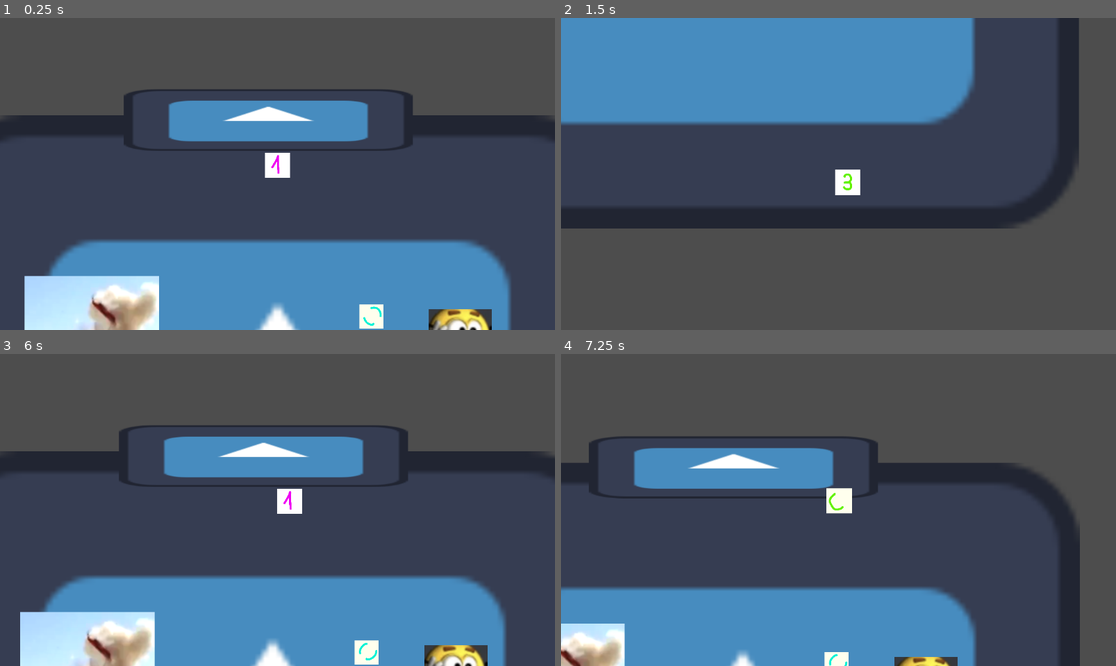
Above: before the commit, frames 1-4 (two rows, left to right).
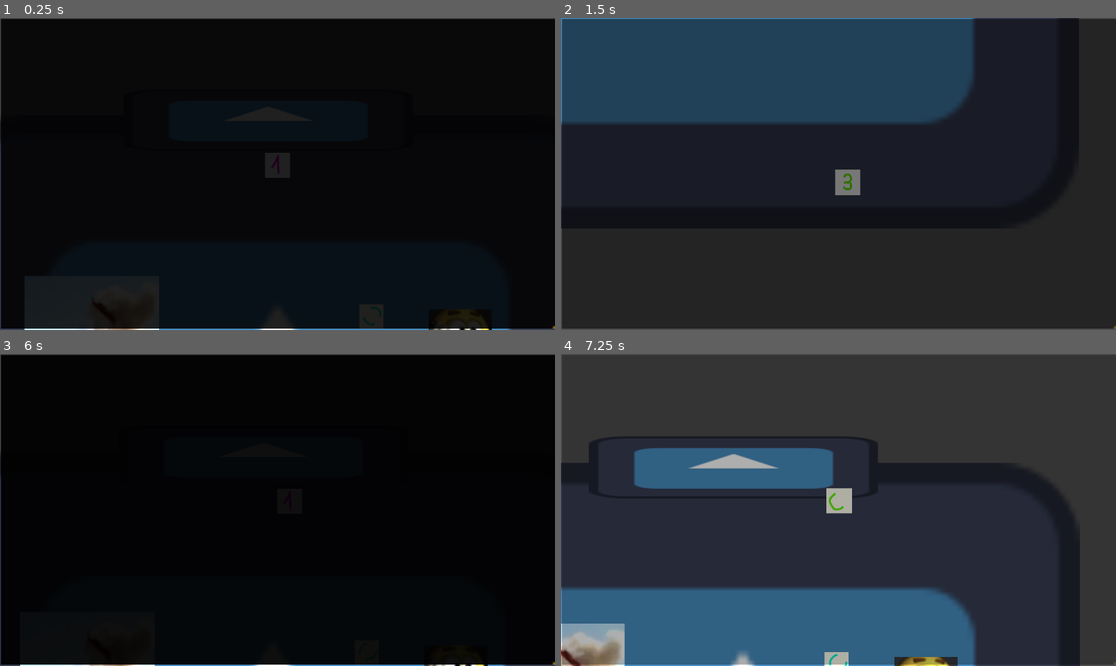
Above: after the commit, the same moments.

Repository: HectorAldao/quantic_gamejam
Game: Godot game, scene res://scenes/zonas/pueblo/pueblo.tscn
The game is run twice, just before and just after one commit, with the same random seed, the same clock (stepped at 60 frames per second) and the same inputs. The engine's default icon, where the game draws it, is replaced by a stand-in: a white triangle on a blue panel in a dark square.
Inputs:
- Up to frame 1 (0.25 s): no input
- Up to frame 2 (1.5 s): hold D (move_character_right) 0.53-1.28 s; hold E (interact) 0.53-1.28 s; hold S (move_character_down) from 1.28 s (still down); tap E (interact) at 1.35 s
- Up to frame 3 (6 s): release S (move_character_down) at 2.03 s; hold D (move_character_right) 2.03-2.78 s; hold E (interact) 2.03-2.78 s; hold W (move_character_up) 2.78-3.53 s; tap E (interact) at 2.85, 4.35, 5.85 s; hold E (interact) 3.53-4.28 s; hold A (move_character_left) 3.53-5.03 s; hold S (move_character_down) 5.03-5.78 s; hold E (interact) 5.03-5.78 s; hold D (move_character_right) from 5.78 s (still down)
- Up to frame 4 (7.25 s): release D (move_character_right) at 6.53 s; hold W (move_character_up) from 6.53 s (still down); hold E (interact) from 6.53 s (still down)

The runs differ from the first frame. In frame 1, 99% of the frame differs, in the area x 0-100%, y 0-100%; in frame 2, 99%; in frame 3, 99%; in frame 4, 92%.

Commit message:
feat: fade in

Diff:
--- a/godot_proyecto/scenes/zonas/granja/granja.tscn
+++ b/godot_proyecto/scenes/zonas/granja/granja.tscn
@@ -3,6 +3,7 @@
 [ext_resource type="Texture2D" uid="uid://cpeqsa02qtrk4" path="res://icon.svg" id="1_fjv00"]
 [ext_resource type="Script" uid="uid://btvnx178rj1tg" path="res://scenes/zonas/pueblo/puerta_granja.gd" id="2_ieqsx"]
 [ext_resource type="PackedScene" uid="uid://dp8ojf16qwn8w" path="res://scenes/personaje/personaje.tscn" id="2_wlvj5"]
+[ext_resource type="PackedScene" uid="uid://djs8eia3lkxhq" path="res://ui/ui_layer.tscn" id="4_j1vlt"]
 
 [sub_resource type="RectangleShape2D" id="RectangleShape2D_ieqsx"]
 
@@ -57,3 +58,5 @@
 
 [node name="Personaje" parent="." unique_id=1717447656 instance=ExtResource("2_wlvj5")]
 position = Vector2(0, 560)
+
+[node name="UILayer" parent="." unique_id=97634786 instance=ExtResource("4_j1vlt")]
--- a/godot_proyecto/ui/ui_layer.gd
+++ b/godot_proyecto/ui/ui_layer.gd
@@ -8,6 +8,7 @@
 	# Connect all cientifica NPCs
 	var root = get_tree().current_scene
 	_connect_npcs(root)
+
 
 
 func _connect_npcs(node: Node) -> void:
--- a/godot_proyecto/ui/ui_layer.tscn
+++ b/godot_proyecto/ui/ui_layer.tscn
@@ -4,6 +4,44 @@
 [ext_resource type="PackedScene" uid="uid://dtmrfm2vdxu3b" path="res://ui/mobile_controls/mobile_interact_controls.tscn" id="2_00rn6"]
 [ext_resource type="PackedScene" uid="uid://ccjrvrph0nbwp" path="res://ui/dialog/dialog_box.tscn" id="3_00rn6"]
 [ext_resource type="Script" uid="uid://cjkbmk50710gm" path="res://ui/ui_layer.gd" id="4_ui"]
+[ext_resource type="Texture2D" uid="uid://clyxbrpxqyymp" path="res://assets/transicion/transicion_negra.png" id="5_vu3t1"]
+
+[sub_resource type="Animation" id="Animation_vu3t1"]
+length = 0.001
+tracks/0/type = "value"
+tracks/0/imported = false
+tracks/0/enabled = true
+tracks/0/path = NodePath("TransicionNegra:modulate")
+tracks/0/interp = 1
+tracks/0/loop_wrap = true
+tracks/0/keys = {
+"times": PackedFloat32Array(0),
+"transitions": PackedFloat32Array(1),
+"update": 0,
+"values": [Color(1, 1, 1, 1)]
+}
+
+[sub_resource type="Animation" id="Animation_8aggs"]
+resource_name = "fade_in"
+length = 2.0
+tracks/0/type = "value"
+tracks/0/imported = false
+tracks/0/enabled = true
+tracks/0/path = NodePath("TransicionNegra:modulate")
+tracks/0/interp = 1
+tracks/0/loop_wrap = true
+tracks/0/keys = {
+"times": PackedFloat32Array(0, 2),
+"transitions": PackedFloat32Array(1, 1),
+"update": 0,
+"values": [Color(1, 1, 1, 1), Color(1, 1, 1, 0)]
+}
+
+[sub_resource type="AnimationLibrary" id="AnimationLibrary_15oer"]
+_data = {
+&"RESET": SubResource("Animation_vu3t1"),
+&"fade_in": SubResource("Animation_8aggs")
+}
 
 [node name="UILayer" type="CanvasLayer" unique_id=97634786]
 script = ExtResource("4_ui")
@@ -54,3 +92,13 @@
 offset_right = -188.0
 offset_bottom = -124.0
 grow_vertical = 0
+
+[node name="TransicionNegra" type="Sprite2D" parent="." unique_id=1277155589]
+position = Vector2(577.5, 323.5)
+scale = Vector2(4.8361344, 4.258278)
+texture = ExtResource("5_vu3t1")
+
+[node name="AnimationPlayer" type="AnimationPlayer" parent="TransicionNegra" unique_id=686364647]
+root_node = NodePath("../..")
+libraries/ = SubResource("AnimationLibrary_15oer")
+autoplay = &"fade_in"
Binary file added: godot_proyecto/assets/transicion/transicion_negra.png
Not shown, added: godot_proyecto/assets/transicion/transicion_negra.png.import
Not shown, changed: docs/index.html
Not shown, changed: docs/index.icon.png
Not shown, changed: docs/index.pck
